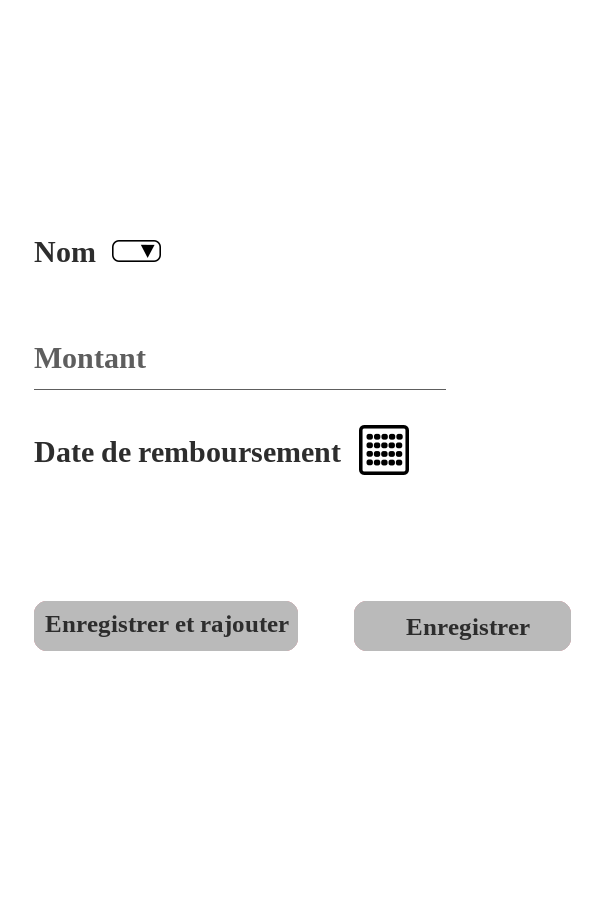
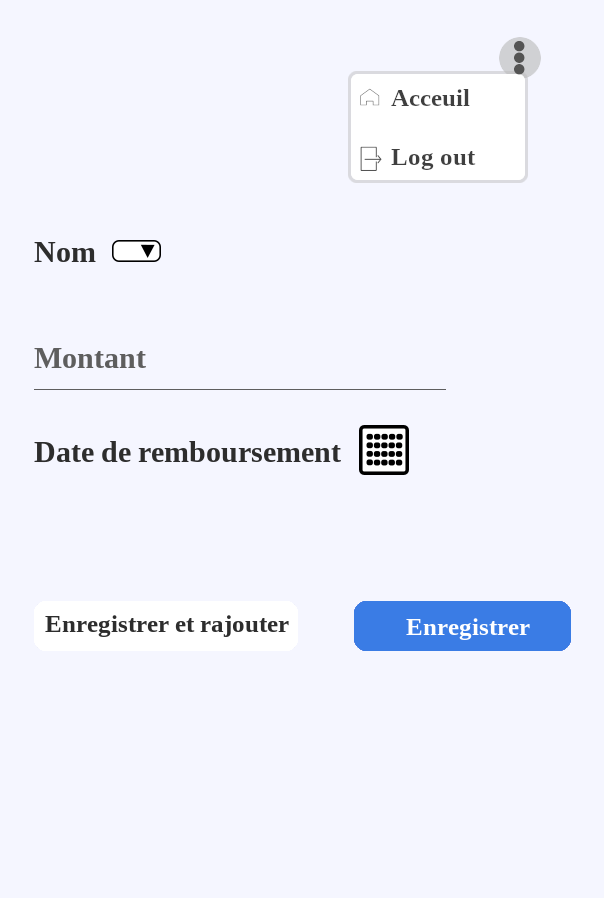
Layer changes from the first w=604, h=900 image to the second:
added layer "entete.png" above "Montant" over (348, 37, 541, 183)
painted on "Enregistrer" over (406, 618, 530, 640)
painted on "cadre #1" over (354, 601, 571, 651)
painted on "cadre" over (34, 601, 298, 651)
painted on "cote_fonction" over (0, 0, 604, 898)
